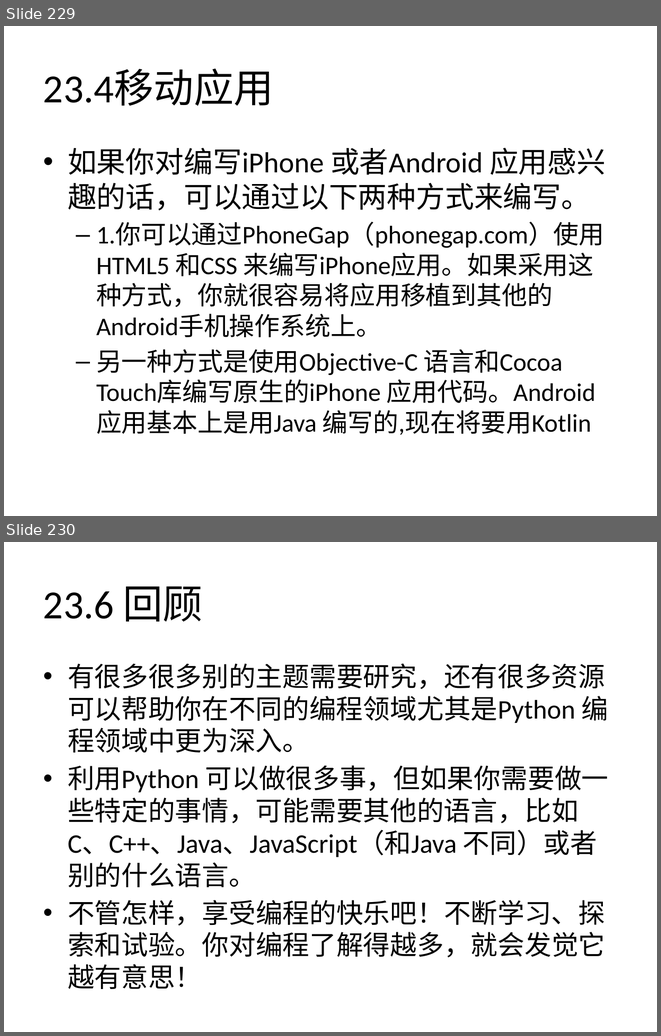
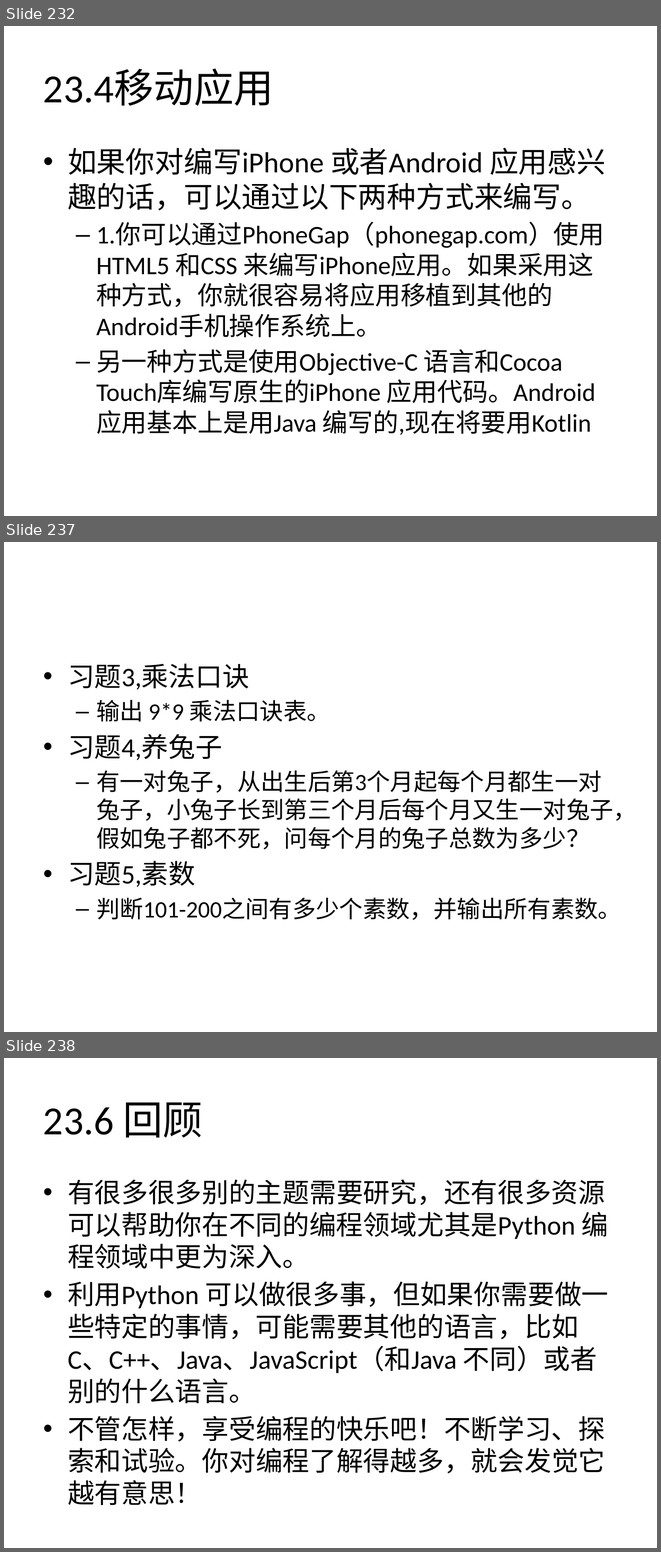
Before and after one commit to zhinan18/Python3, a slide deck: readme/Python3.pptx. Shown one above the other, each under a label of ours: slides 229 and 230 before the commit, slides 232, 237 and 238 after it; the slides between them are not shown. The pictures are 661x1036 and 661x1552 pixels, drawn with LibreOffice and Linux fonts; fonts in the diff are those of the drawing. Boxes give left, top, right and bottom in pixels: in the first picture for what was removed or moved away, otherwise in the second. Text is boxed around its words. In the diff, an @@ line names an element or a change of style, - is before the commit and + after.

```diff
--- a/readme/Python3.pptx
+++ b/readme/Python3.pptx
@@ slide 237 added at (x1=4, y1=542, x2=657, y2=1032), background #FFFFFF @@
@@ text added at (x1=68, y1=663, x2=637, y2=920), 25.9 pt, text #000000 @@
+• 习题3,乘法口诀
+  – 输出 9*9 乘法口诀表。
+• 习题4,养兔子
+  – 有一对兔子，从出生后第3个月起每个月都生一对兔子，小兔子长到第三个月后每个月又生一对兔子，假如兔子都不死，问每个月的兔子总数为多少？
+• 习题5,素数
+  – 判断101-200之间有多少个素数，并输出所有素数。
@@ what was slide 229 is now slide 232 @@
@@ what was slide 230 is now slide 238 @@
```
Also in this commit, not shown: 3 slides changed, 8 other slides added, 1 slide removed, 21 other files.
